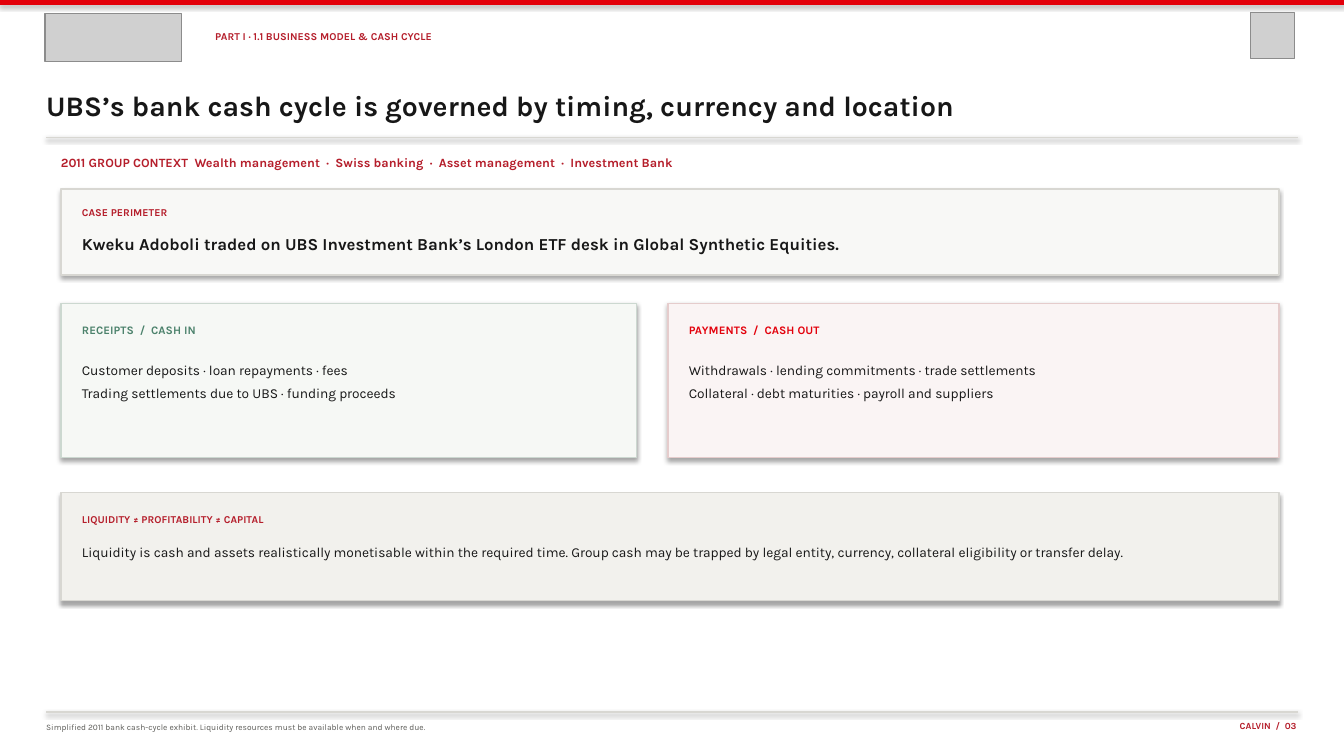
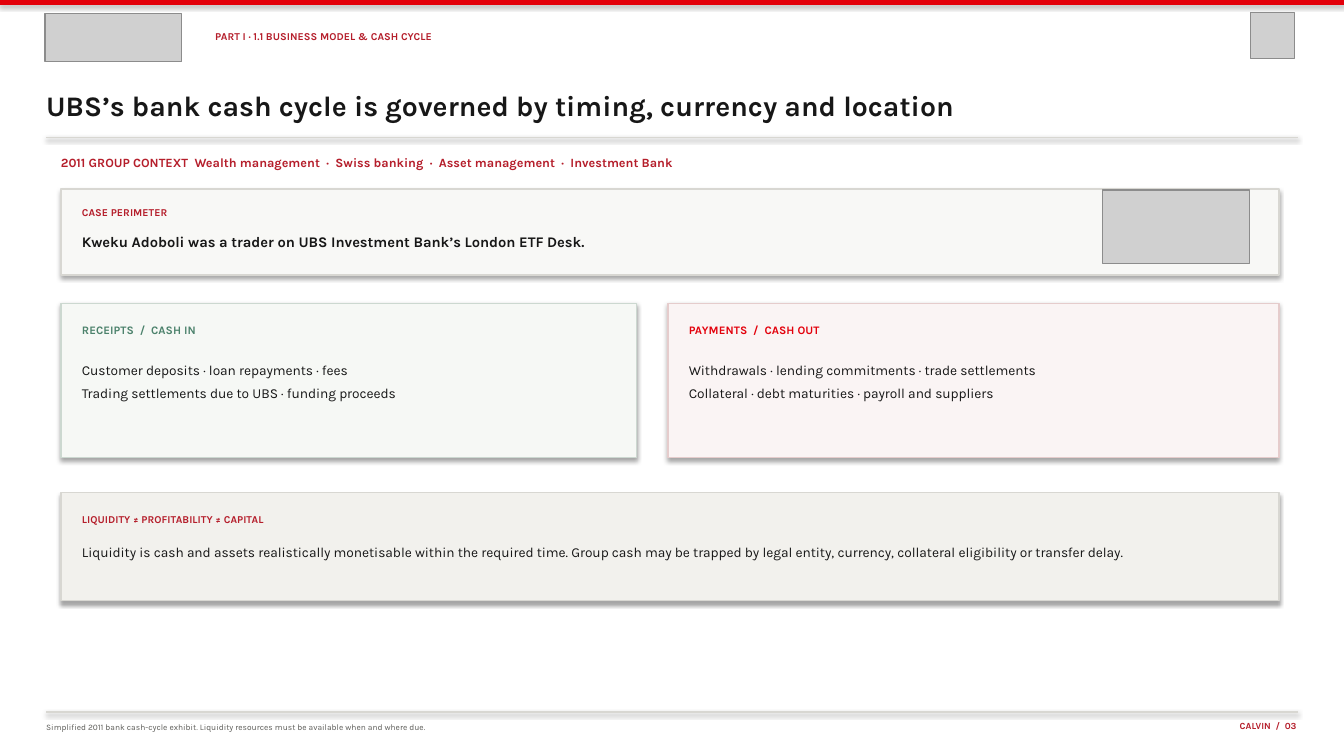
Before and after one commit to Calvin29990/SKEMA-FRONT, a slide deck: slide 3 of documents/ubs-treasury-risk-presentation.pptx. Drawn at 1344x756 pixels with LibreOffice and Linux fonts; fonts in the diff are those of the drawing; grey boxes stand for pictures. Boxes give left, top, right and bottom in pixels: in the first picture for what was removed or moved away, otherwise in the second. Text is boxed around its words. In the diff, an @@ line names an element or a change of style, - is before the commit and + after.

```diff
--- a/documents/ubs-treasury-risk-presentation.pptx
+++ b/documents/ubs-treasury-risk-presentation.pptx
@@ picture added at (1103, 191, 1250, 264) @@
@@ text at (82, 236, 584, 247): text changed; size 12 to 10.5 pt @@
-Kweku Adoboli traded on UBS Investment Bank’s London ETF desk in Global Synthetic Equities.
+Kweku Adoboli was a trader on UBS Investment Bank’s London ETF Desk.
```
Also in this commit, not shown: 2 other slides changed, 3 slides added, 2 slides removed, 1 other file.
